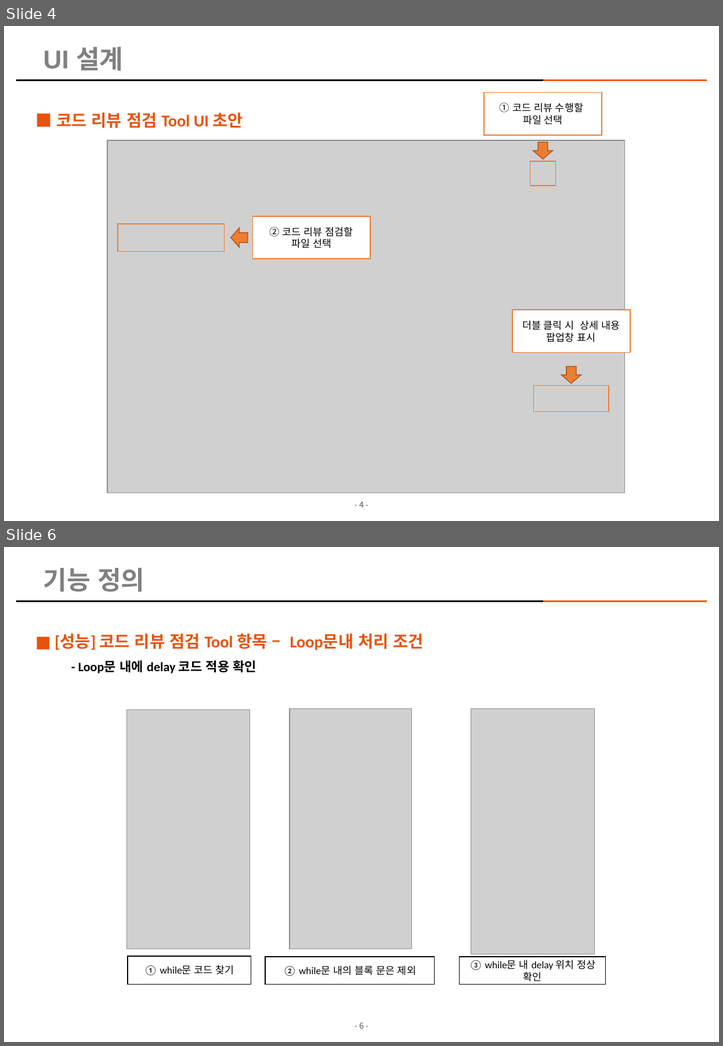
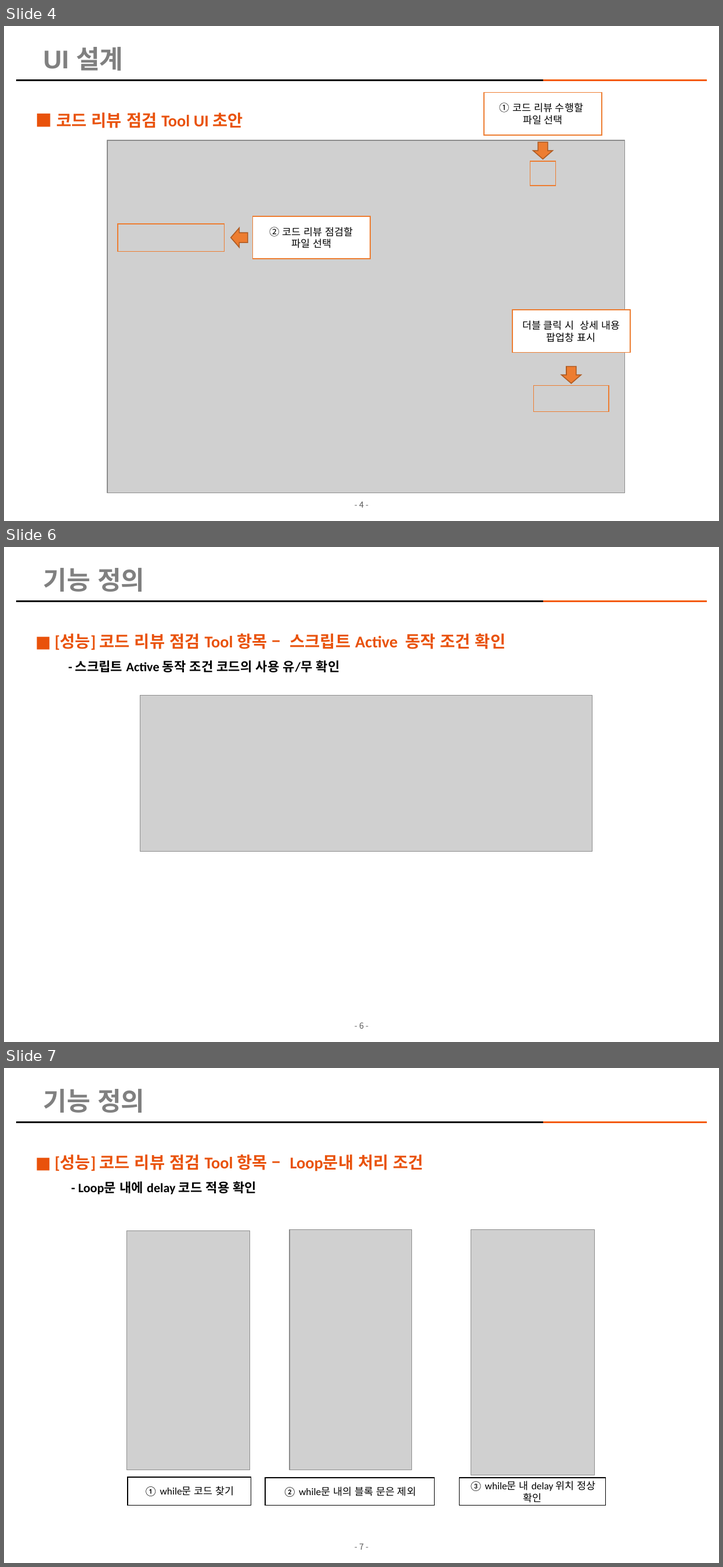
Before and after one commit to kimhopepa/PythonPjt, a slide deck: CodeReviewTool/doc/CodeReview_점검_Tool_개발계획서_rev06.pptx. Shown one above the other, each under a label of ours: slides 4 and 6 before the commit, slides 4, 6 and 7 after it; the slides between them are not shown. The pictures are 723x1046 and 723x1567 pixels, drawn with LibreOffice and Linux fonts; fonts in the diff are those of the drawing; grey boxes stand for pictures; background and template pictures are left out. Boxes give left, top, right and bottom in pixels: in the first picture for what was removed or moved away, otherwise in the second. Text is boxed around its words. In the diff, an @@ line names an element or a change of style, - is before the commit and + after.

```diff
--- a/CodeReviewTool/doc/CodeReview_점검_Tool_개발계획서_rev06.pptx
+++ b/CodeReviewTool/doc/CodeReview_점검_Tool_개발계획서_rev06.pptx
@@ slide 6 added at (4,547,719,1042), background picture (left out); not listed: 3 template elements that a slide beside it also shows @@
@@ title added at (43,568,144,592), 28 pt, text #808080, bold @@
+기능 정의
@@ text added at (54,633,505,672), 18 pt, text #E9520B, bold @@
+  ■ [성능] 코드 리뷰 점검 Tool 항목 – 스크립트 Active 동작 조건 확인
+    - 스크립트 Active 동작 조건 코드의 사용 유/무 확인
@@ picture added at (140,695,592,851) @@
@@ what was slide 6 is now slide 7 @@
@@ page number at (359,1543,364,1549): text changed @@
-- 6 -
+- 7 -
```
Also in this commit, not shown: 2 slides changed, 6 other files.
